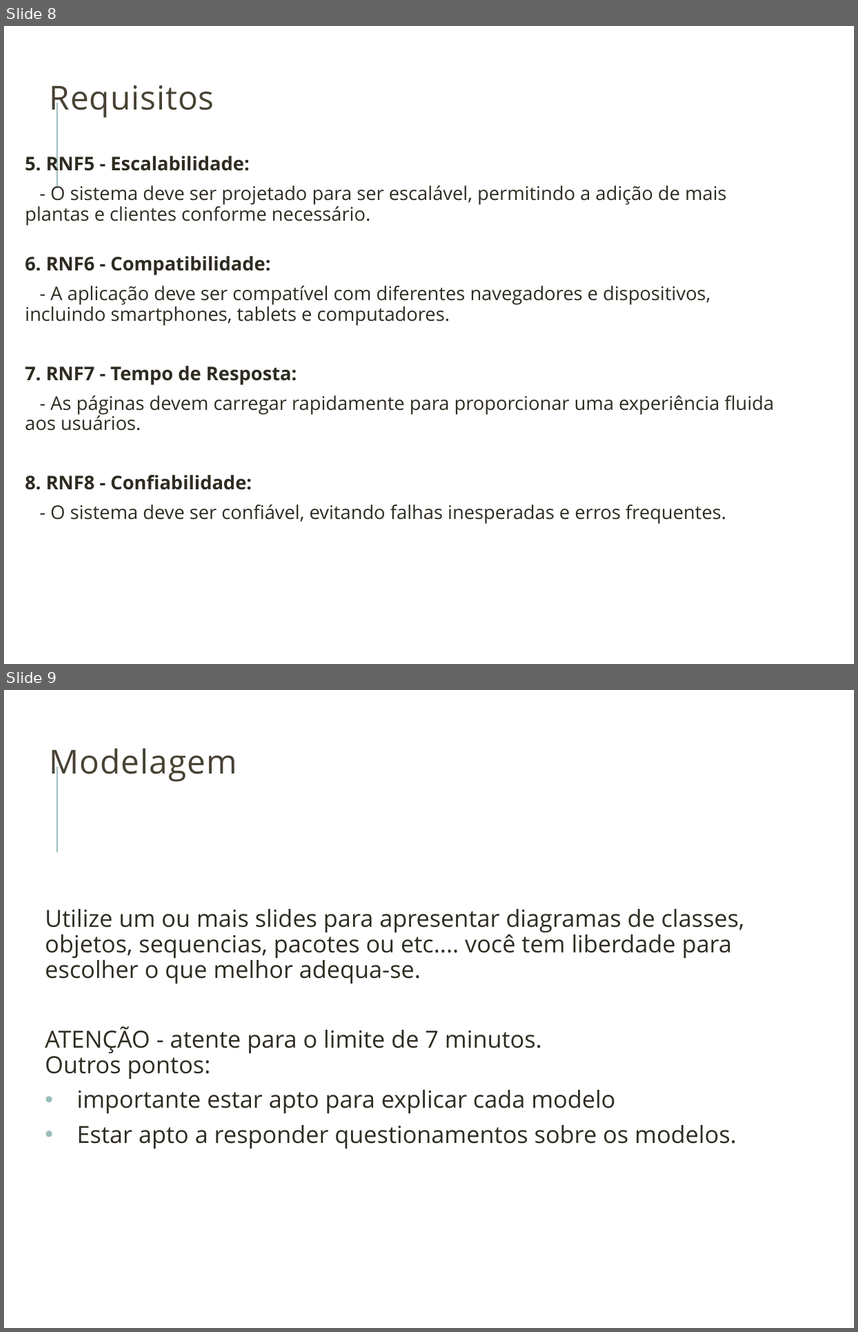
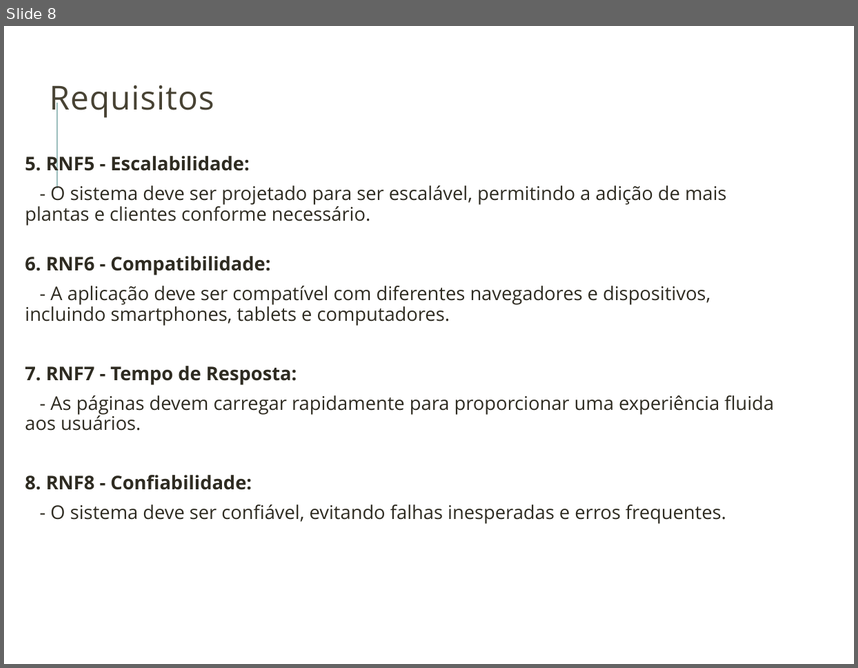
Before and after one commit to erik-tomelin/arborizacao_social, a slide deck: Template_defesa_tema.pptx. Shown one above the other, each under a label of ours: slides 8 and 9 before the commit, slide 8 after it. The pictures are 858x1332 and 858x668 pixels, drawn with LibreOffice and Linux fonts; fonts in the diff are those of the drawing; background and template pictures are left out. Boxes give left, top, right and bottom in pixels: in the first picture for what was removed or moved away, otherwise in the second. Text is boxed around its words. In the diff, an @@ line names an element or a change of style, - is before the commit and + after.

```diff
--- a/Template_defesa_tema.pptx
+++ b/Template_defesa_tema.pptx
@@ slide 9 removed at (4,690,854,1328), background picture (left out); not listed: 1 template element that a slide beside it also shows @@
@@ title removed at (50,748,237,782) @@
-Modelagem
@@ text removed at (45,909,745,1149) @@
-Utilize um ou mais slides para apresentar diagramas de classes, objetos, sequencias, pacotes ou etc.... você tem liberdade para escolher o que melhor adequa-se.
-ATENÇÃO - atente para o limite de 7 minutos.
-Outros pontos:
-• importante estar apto para explicar cada modelo
-• Estar apto a responder questionamentos sobre os modelos.
```
Also in this commit, not shown: 5 slides changed, 6 slides added.
